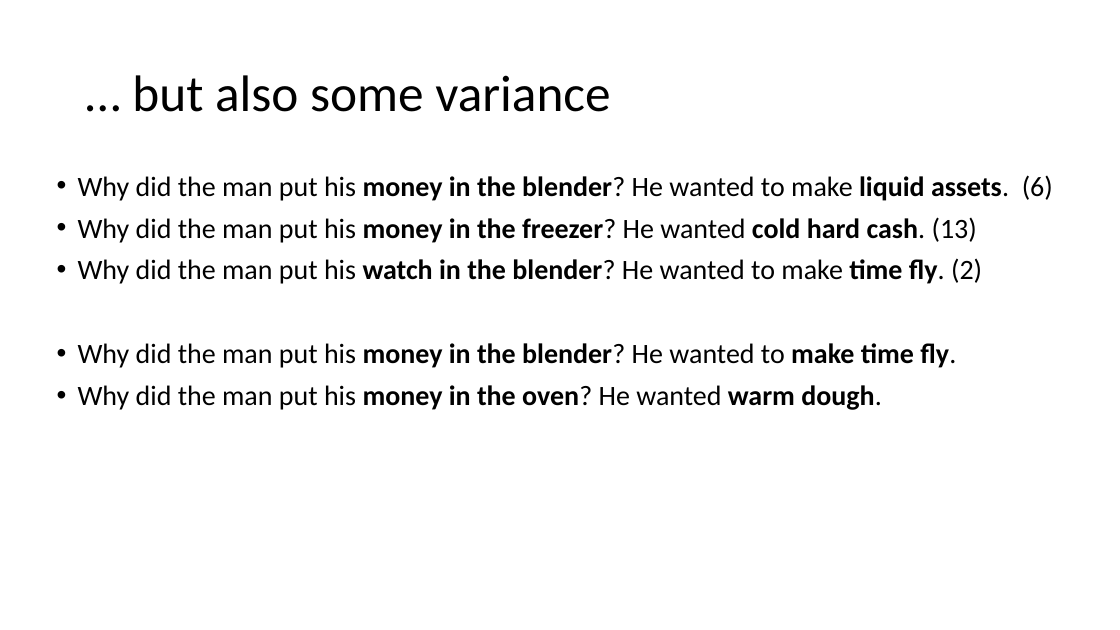
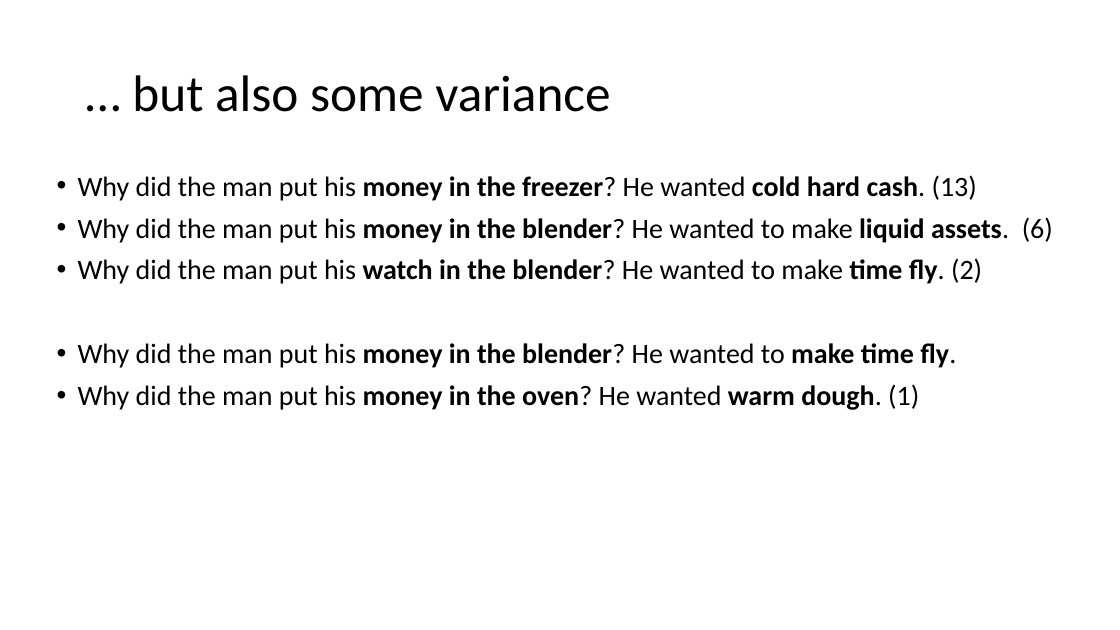
Before and after one commit to sciphie/JokeGPT, a slide deck: slide 11 of ChatGPT is fun –.pptm (slide 16 before the commit). Drawn at 1120x630 pixels with LibreOffice and Linux fonts; fonts in the diff are those of the drawing. Boxes give left, top, right and bottom in pixels: in the first picture for what was removed or moved away, otherwise in the second. Text is boxed around its words. In the diff, an @@ line names an element or a change of style, - is before the commit and + after.

```diff
--- a/ChatGPT is fun –.pptm
+++ b/ChatGPT is fun –.pptm
@@ text at [78, 175, 977, 201]: paragraph added @@
+• Why did the man put his money in the freezer? He wanted cold hard cash. (13)
@@ text at [78, 217, 977, 243]: paragraph removed @@
-• Why did the man put his money in the freezer? He wanted cold hard cash. (13)
@@ text at [78, 384, 919, 410]: text changed @@
-• Why did the man put his money in the oven? He wanted warm dough.
+• Why did the man put his money in the oven? He wanted warm dough. (1)
```
Also in this commit, not shown: 12 other slides changed, 4 slides added, 4 slides removed, 4 other files.
